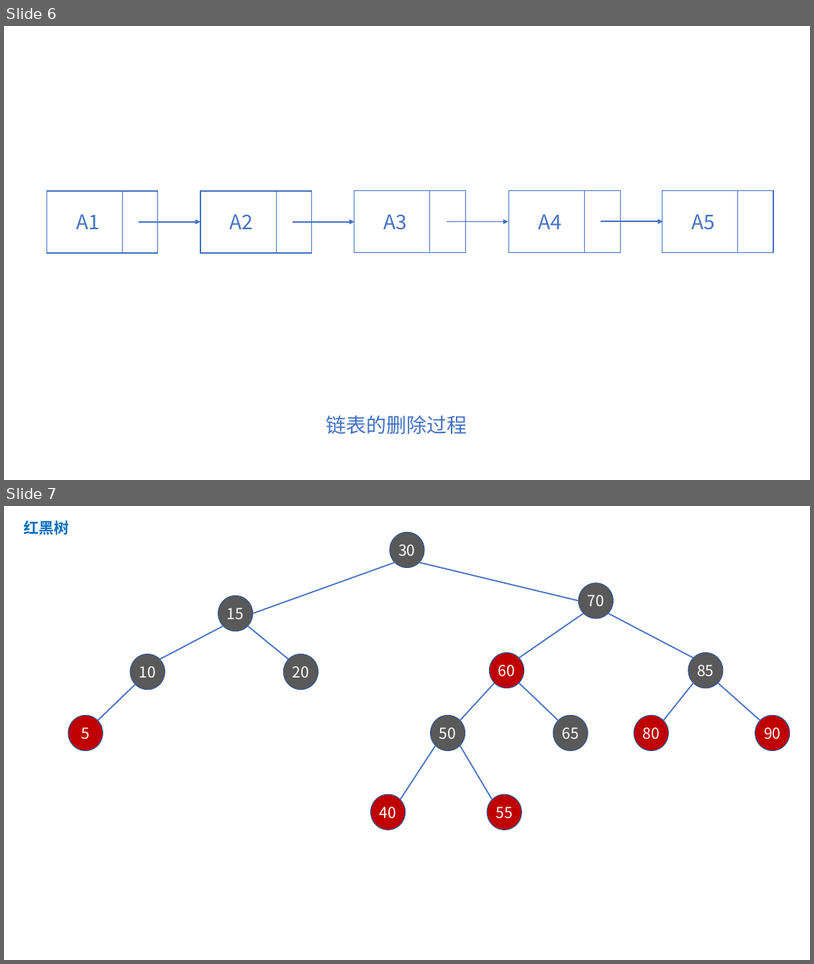
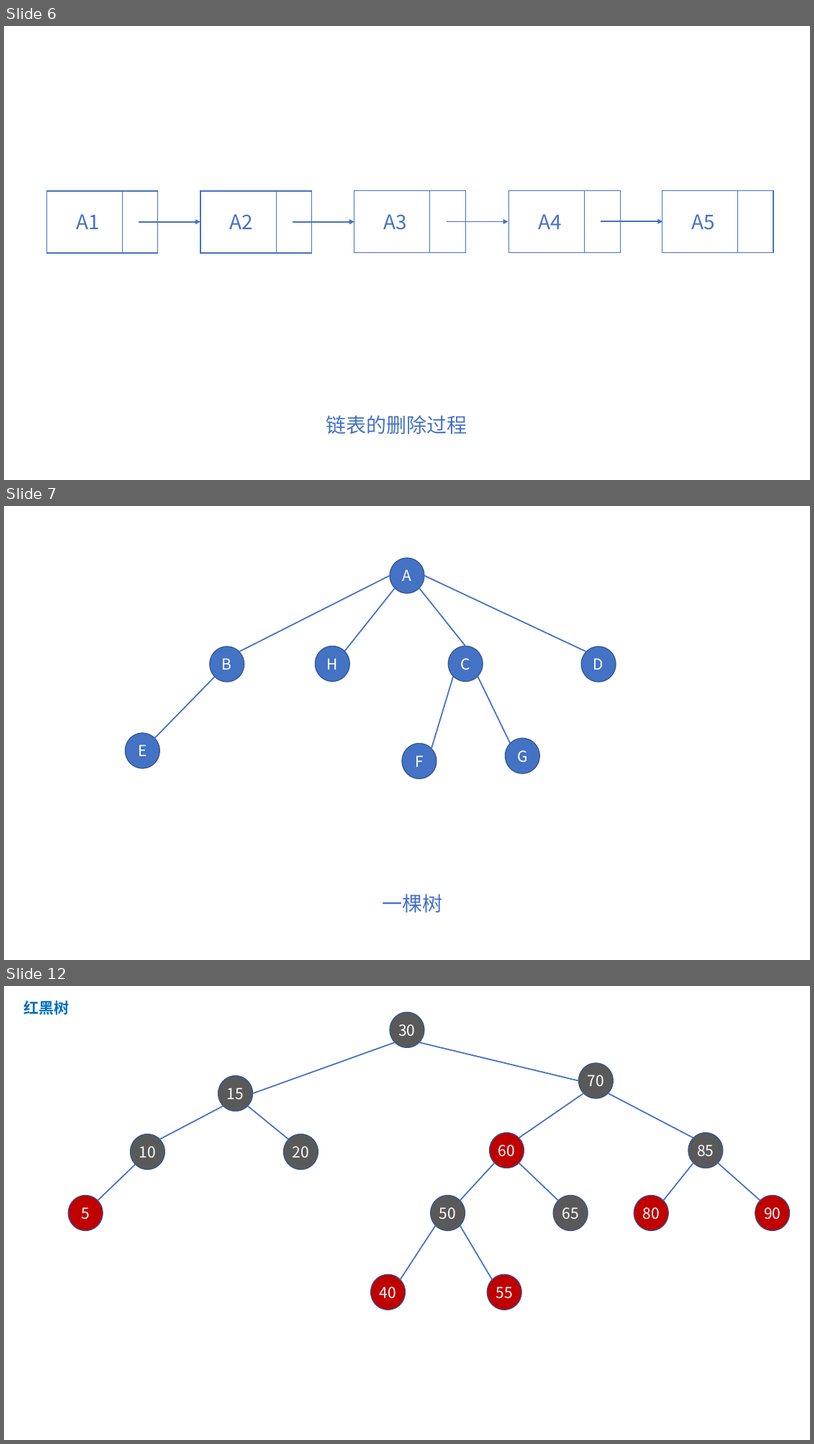
Before and after one commit to online-books/Data-Structures-and-Algorithm-Analysis-in-TS, a slide deck: Assets/visualization.pptx. Shown one above the other, each under a label of ours: slides 6 and 7 before the commit, slides 6, 7 and 12 after it; the slides between them are not shown. The pictures are 814x964 and 814x1444 pixels, drawn with LibreOffice and Linux fonts; fonts in the diff are those of the drawing. Boxes give left, top, right and bottom in pixels: in the first picture for what was removed or moved away, otherwise in the second. Text is boxed around its words. In the diff, an @@ line names an element or a change of style, - is before the commit and + after.

```diff
--- a/Assets/visualization.pptx
+++ b/Assets/visualization.pptx
@@ slide 7 added at <box>4,506,810,960</box>, background #FFFFFF @@
@@ ellipse added at <box>390,558,424,593</box>, fill #4472C4, outline #325491 1 pt, 18 pt, text #FFFFFF @@
+A
@@ line added from (390, 576) to (239, 651), #4472C4 1.5 pt @@
@@ line added from (395, 588) to (345, 651), #4472C4 1.5 pt @@
@@ line added from (419, 588) to (466, 646), #4472C4 1.5 pt @@
@@ line added from (424, 576) to (586, 651), #4472C4 1.5 pt @@
@@ ellipse added at <box>210,646,244,682</box>, fill #4472C4, outline #325491 1 pt, 18 pt, text #FFFFFF @@
+B
@@ ellipse added at <box>316,646,350,681</box>, fill #4472C4, outline #325491 1 pt, 18 pt, text #FFFFFF @@
+H
@@ ellipse added at <box>449,646,483,681</box>, fill #4472C4, outline #325491 1 pt, 18 pt, text #FFFFFF @@
+C
@@ ellipse added at <box>581,646,616,682</box>, fill #4472C4, outline #325491 1 pt, 18 pt, text #FFFFFF @@
+D
@@ line added from (215, 677) to (154, 739), #4472C4 1.5 pt @@
@@ line added from (453, 676) to (432, 749), #4472C4 1.5 pt @@
@@ line added from (478, 676) to (510, 743), #4472C4 1.5 pt @@
@@ ellipse added at <box>125,733,160,768</box>, fill #4472C4, outline #325491 1 pt, 18 pt, text #FFFFFF @@
+E
@@ ellipse added at <box>402,743,437,778</box>, fill #4472C4, outline #325491 1 pt, 18 pt, text #FFFFFF @@
+F
@@ ellipse added at <box>506,739,540,773</box>, fill #4472C4, outline #325491 1 pt, 18 pt, text #FFFFFF @@
+G
@@ text added at <box>382,893,442,913</box>, 24 pt, text #4472C4 @@
+一棵树
@@ what was slide 7 is now slide 12 @@
```
Also in this commit, not shown: 4 other slides added, 20 other files.
